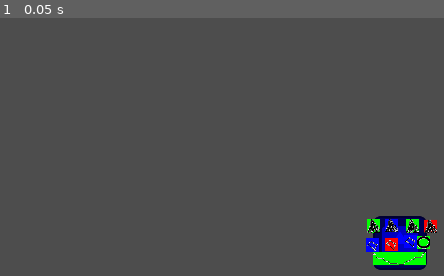
Above: before the commit, frame 1.
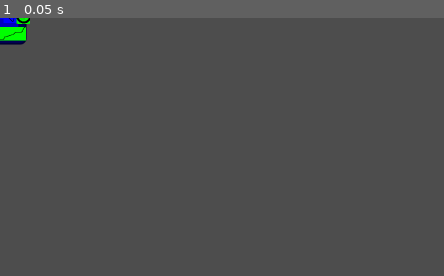
Above: after the commit, the same moment.

Repository: Turtana/secret-society
Game: Godot game, scene res://MaskData/mask.tscn
Same seed, same stepped clock (60 frames per second), same inputs: the game is played once before the commit and once after it. This scene is started directly instead of the project's main scene. The engine's default icon, where the game draws it, is replaced by a stand-in: a white triangle on a blue panel in a dark square.
Inputs:
- Up to frame 1 (0.05 s): no input

The runs differ from the first frame. In frame 1, 3.4% of the frame differs, in the area x 0-99%, y 0-98%.

Commit message:
Add mask type and color checks

Diff:
--- a/MaskData/mask.gd
+++ b/MaskData/mask.gd
@@ -5,6 +5,7 @@
 var base_color : MaskProperties.PropColor
 
 var all_properties : Array
+var all_colors : Array
 var propNode : Node2D
 
 
@@ -12,8 +13,7 @@
 	mask_sprite = get_node("MaskSprite")
 	set_random_color()
 	propNode = get_node("Props")
-
-
+	get_all_mask_properties()
 
 func set_random_color() -> void:
 	var index : int = randi_range(0, MaskProperties.PropColor.size() - 1)
@@ -28,16 +28,26 @@
 		var mask_prop: MaskProp = node as MaskProp
 		if mask_prop != null :
 			all_properties.append(mask_prop.prop_type)
-			all_properties.append(mask_prop.prop_color)
+			all_colors.append(mask_prop.prop_color)
 
 ## Return true if mask has the given prop type anywhere.
 func has_prop_type(prop_type : MaskProperties.PropType) -> bool :
+	for prop in all_properties :
+		if prop == prop_type :
+			return true
 	return false
 
 ## Return true if any mask prop has the given color.
 func has_prop_color(prop_color : MaskProperties.PropColor) -> bool :
+	for col in all_colors :
+		if prop_color == col :
+			return true
 	return false
 
 ## Return true only if the mask contains a prop which has both the given type and color.
 func has_prop_combo(prop_type : MaskProperties.PropType, prop_color : MaskProperties.PropColor) -> bool:
+	for node in propNode.get_children():
+		var mask_prop: MaskProp = node as MaskProp
+		if mask_prop != null :
+			return mask_prop.prop_color == prop_color && mask_prop.prop_type == prop_type
 	return false
--- a/MaskData/mask.tscn
+++ b/MaskData/mask.tscn
@@ -46,5 +46,3 @@
 [node name="MaskProp9" parent="Props" unique_id=1788455183 instance=ExtResource("2_uji8m")]
 position = Vector2(74, -40)
 prop_type = 4
-
-[node name="Camera2D" type="Camera2D" parent="." unique_id=1765603765]
--- a/MaskData/mask_coloring.gdshader
+++ b/MaskData/mask_coloring.gdshader
@@ -6,7 +6,8 @@
     vec4 tex = texture(TEXTURE, UV);
 
     // How close the pixel is to white
-    float whiteness = step(0.95, min(min(tex.r, tex.g), tex.b));
+    //float whiteness = min(min(tex.r, tex.g), tex.b);
+	float whiteness = step(0.95, min(min(tex.r, tex.g), tex.b));
 
     // Mix original with tinted version based on whiteness
     vec3 tinted = tex.rgb * tint_color.rgb;
--- a/MaskData/mask_prop.gd
+++ b/MaskData/mask_prop.gd
@@ -16,21 +16,14 @@
 func set_color(color_key: MaskProperties.PropColor) -> void:
 	var col = MaskProperties.PROP_COLOR_DICT.get(color_key)
 	if col is Color :
-		var shade_mat := prop_sprite.material as ShaderMaterial
-		prop_sprite.material = shade_mat.duplicate()
-		prop_sprite.material.set_shader_parameter("tint_color", col)
-		#prop_sprite.modulate = col
+		prop_sprite.modulate = col
 
 func set_random_color() -> void:
 	var index : int = randi_range(0, MaskProperties.PropColor.size() - 1)
 	var color_key : int = MaskProperties.PropColor.values()[index]
 	var col = MaskProperties.PROP_COLOR_DICT.get(color_key)
 	if col is Color :
-		var shade_mat := prop_sprite.material as ShaderMaterial
-		prop_sprite.material = shade_mat.duplicate()
-		prop_sprite.material.set_shader_parameter("tint_color", col)
-
-		#prop_sprite.modulate = col
+		prop_sprite.modulate = col
 
 
 func set_sprite(prop_key : MaskProperties.PropType) -> void:
--- a/MaskData/mask_prop.tscn
+++ b/MaskData/mask_prop.tscn
@@ -2,15 +2,9 @@
 
 [ext_resource type="Script" uid="uid://dat32y7mcgxjh" path="res://MaskData/mask_prop.gd" id="1_3ea5l"]
 [ext_resource type="Texture2D" uid="uid://b0grmeosd60o" path="res://MaskData/Sprites/Eye1.png" id="1_bfmqi"]
-[ext_resource type="Shader" uid="uid://d1gp5fc60mhke" path="res://MaskData/mask_coloring.gdshader" id="2_ijnd2"]
-
-[sub_resource type="ShaderMaterial" id="ShaderMaterial_vsxly"]
-shader = ExtResource("2_ijnd2")
-shader_parameter/tint_color = Color(1, 1, 1, 1)
 
 [node name="MaskProp" type="Node2D" unique_id=163137435]
 script = ExtResource("1_3ea5l")
 
 [node name="Sprite" type="Sprite2D" parent="." unique_id=379110394]
-material = SubResource("ShaderMaterial_vsxly")
 texture = ExtResource("1_bfmqi")
Binary file changed: MaskData/Sprites/Eye1.png
